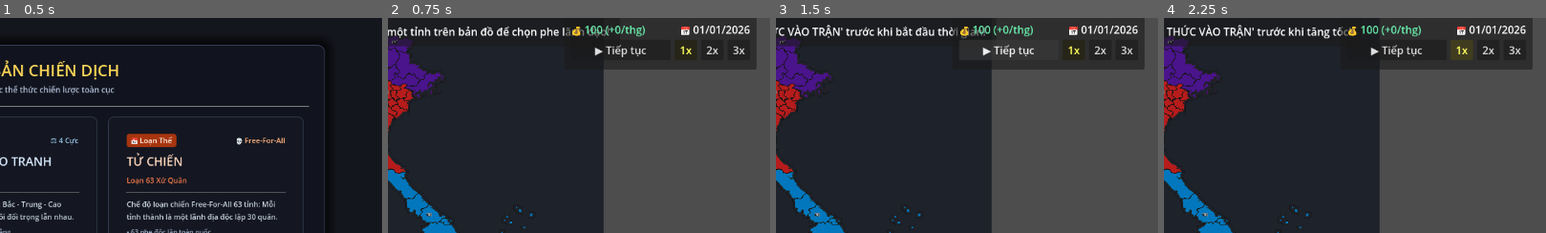
Above: before the commit, frames 1-4 (left to right).
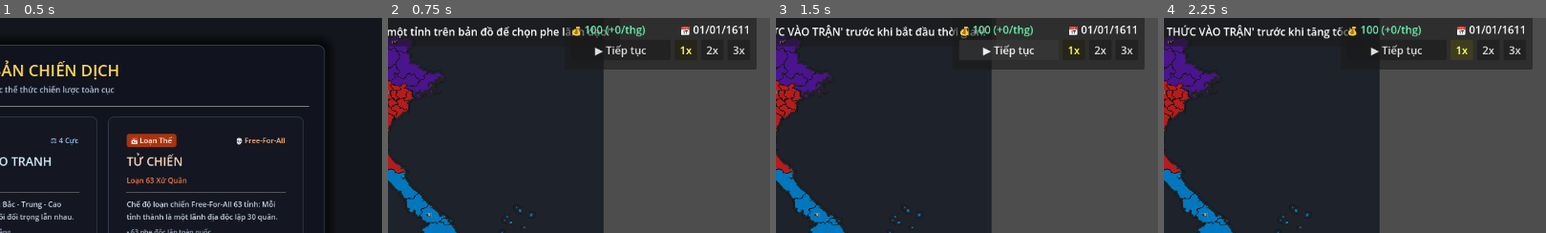
Above: after the commit, the same moments.

Repository: huytrinh975-ui/HHH
Game: Godot game, scene res://MainMenu.tscn
Two runs of this game, one before a commit and one after it. Both use one fixed random seed, a clock stepped at 60 frames per second and the inputs below.
Inputs:
- Up to frame 1 (0.5 s): no input
- Up to frame 2 (0.75 s): click "⚔️ VÀO CHIẾN DỊCH: ĐẠI VIỆT 1…" at 0.5 s
- Up to frame 3 (1.5 s): click "▶ Tiếp tục" at 1.25 s
- Up to frame 4 (2.25 s): click "1x" at 2 s
The pictures show only the part of the screen within x 50-100%, y 3-53%; the shares and areas given below are measured in that part.

Frame 1 is identical in both runs. In frame 2, 0.1% of the frame differs, in the area x 88-95%, y 3-8%; in frame 3, 0.1%; in frame 4, 0.1%.

Commit message:
Fix time display: Set start year to 1611 for Dai Viet 1611 scenario

Diff:
--- a/main.gd
+++ b/main.gd
@@ -103,7 +103,7 @@
 # ==============================================================================
 var current_day: int = 1
 var current_month: int = 1
-var current_year: int = 2026
+var current_year: int = 1611
 
 var is_paused: bool = false
 var game_speed: int = 1 # 1, 2, 3
@@ -325,6 +325,15 @@
 	if speed_3_button:
 		speed_3_button.pressed.connect(func(): set_speed(3))
 
+	# Thiết lập mốc thời gian theo chế độ chơi
+	if GameManager:
+		if GameManager.current_mode == GameManager.MODE_SCENARIO_1611:
+			current_year = 1611
+		elif GameManager.current_mode == GameManager.MODE_FOUR_FACTIONS or GameManager.current_mode == GameManager.MODE_63_WARLORDS:
+			current_year = 2026
+	current_day = 1
+	current_month = 1
+
 	# Khởi tạo hiển thị ban đầu
 	update_date_display()
 	update_gold_display()
@@ -354,6 +363,13 @@
 		var sc_data = ScenarioManager.active_scenario
 		if sc_data.is_empty():
 			sc_data = ScenarioManager.load_scenario("res://data/scenarios/scenario_1611.json")
+		if sc_data.has("year"):
+			current_year = int(sc_data["year"])
+		else:
+			current_year = 1611
+		current_day = 1
+		current_month = 1
+		update_date_display()
 		var success = ScenarioManager.apply_scenario(sc_data, self)
 		if success and not is_lobby_mode:
 			var fac_display = player_faction
@@ -547,6 +563,14 @@
 	set_province_selection_shader(Color(0, 0, 0, 0), false)
 	if pause_button:
 		pause_button.text = "▶ Tiếp tục"
+	if GameManager:
+		if GameManager.current_mode == GameManager.MODE_SCENARIO_1611:
+			current_year = 1611
+		elif GameManager.current_mode == GameManager.MODE_FOUR_FACTIONS or GameManager.current_mode == GameManager.MODE_63_WARLORDS:
+			current_year = 2026
+	current_day = 1
+	current_month = 1
+	update_date_display()
 
 func cache_province_pixels() -> void:
 	if not id_map_image:
--- a/scenario_manager.gd
+++ b/scenario_manager.gd
@@ -163,6 +163,18 @@
 			target_scene.calculate_monthly_income()
 		if target_scene.has_method("update_gold_display"):
 			target_scene.update_gold_display()
+
+		# Đồng bộ mốc thời gian lịch sử từ kịch bản
+		var scenario_year = int(scenario_data.get("year", 0))
+		if scenario_year > 0:
+			if "current_year" in target_scene:
+				target_scene.current_year = scenario_year
+			if "current_month" in target_scene:
+				target_scene.current_month = 1
+			if "current_day" in target_scene:
+				target_scene.current_day = 1
+			if target_scene.has_method("update_date_display"):
+				target_scene.update_date_display()
 
 	# Khởi tạo lại DiplomacyManager với phe phái mới
 	var dm = _get_diplomacy_manager()
